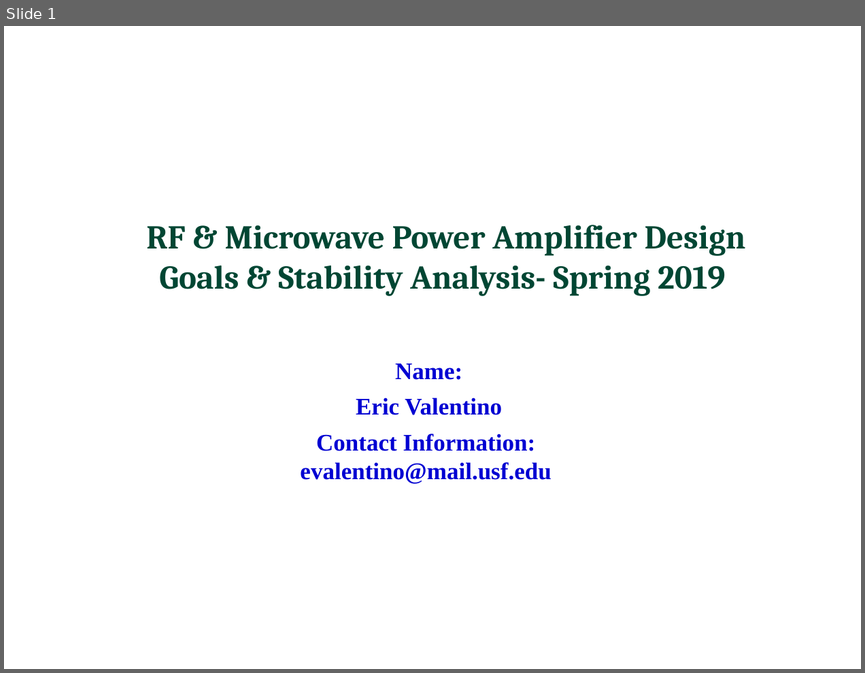
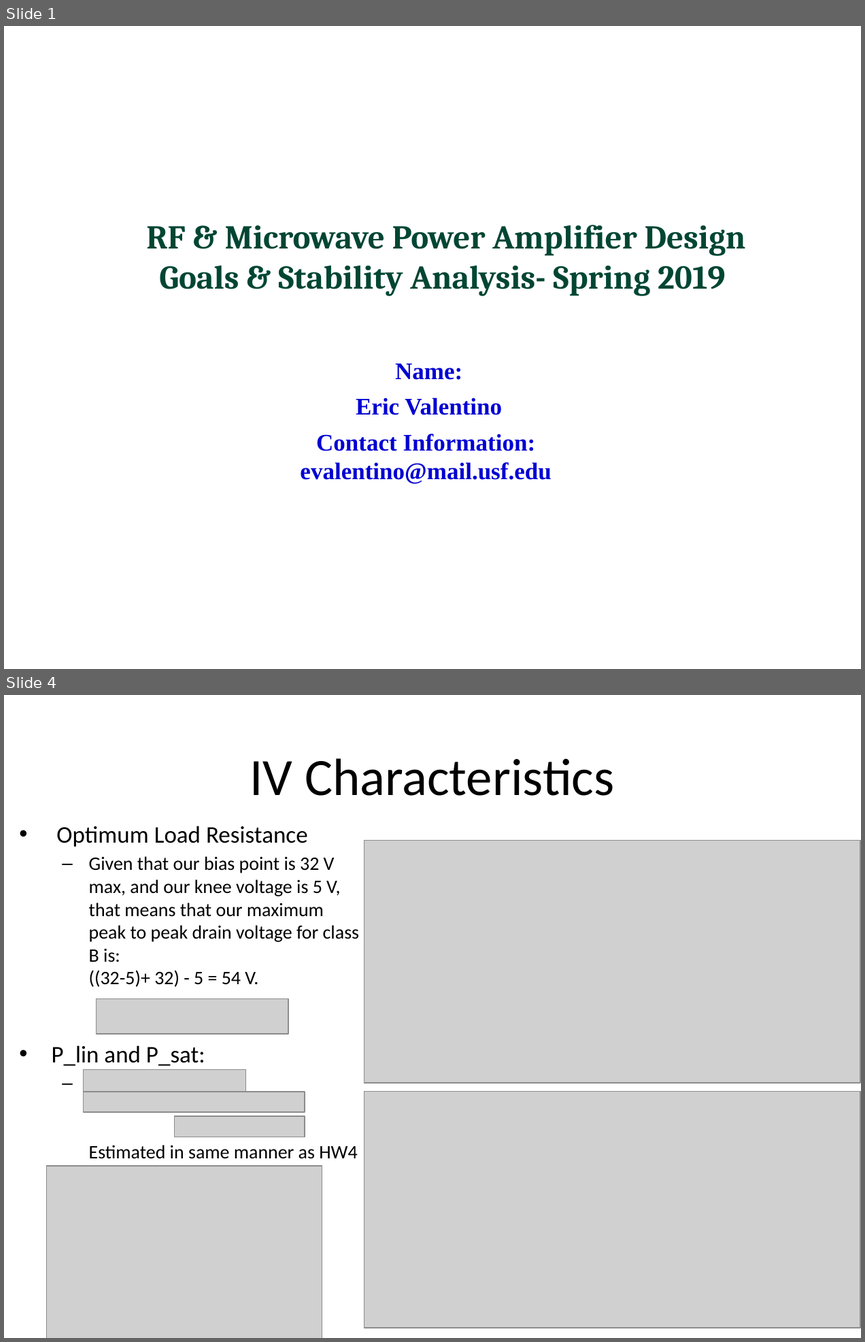
Before and after one commit to Gloamglozer/PA, a slide deck: PowerPoints/Valentino_Design_Goals_and_Calculations.pptx. Shown one above the other, each under a label of ours: slide 1 before the commit, slides 1 and 4 after it; the slides between them are not shown. The pictures are 865x673 and 865x1342 pixels, drawn with LibreOffice and Linux fonts; fonts in the diff are those of the drawing; grey boxes stand for pictures; background and template pictures are left out. Boxes give left, top, right and bottom in pixels: in the first picture for what was removed or moved away, otherwise in the second. Text is boxed around its words. In the diff, an @@ line names an element or a change of style, - is before the commit and + after.

```diff
--- a/PowerPoints/Valentino_Design_Goals_and_Calculations.pptx
+++ b/PowerPoints/Valentino_Design_Goals_and_Calculations.pptx
@@ slide 4 added at [4,695,861,1338], background #FFFFFF @@
@@ title added at [250,758,614,796], 44 pt, text #000000 @@
+IV Characteristics
@@ text added at [52,826,359,1159], 16 pt, text #000000 @@
+• Optimum Load Resistance
+  – Given that our bias point is 32 V max, and our knee voltage is 5 V, that means that our maximum peak to peak drain voltage for class B is:
+    ((32-5)+ 32) - 5 = 54 V.
+• P_lin and P_sat:
+  – Estimated in same manner as HW4
@@ picture added at [364,841,860,1083] @@
@@ picture added at [96,999,288,1034] @@
@@ picture added at [84,1070,247,1093] @@
@@ picture added at [84,1091,305,1113] @@
@@ picture added at [364,1091,860,1328] @@
@@ picture added at [175,1116,305,1136] @@
@@ picture added at [47,1166,323,1338] @@
```
Also in this commit, not shown: 1 slide changed, 3 other slides added, 1 slide removed.
